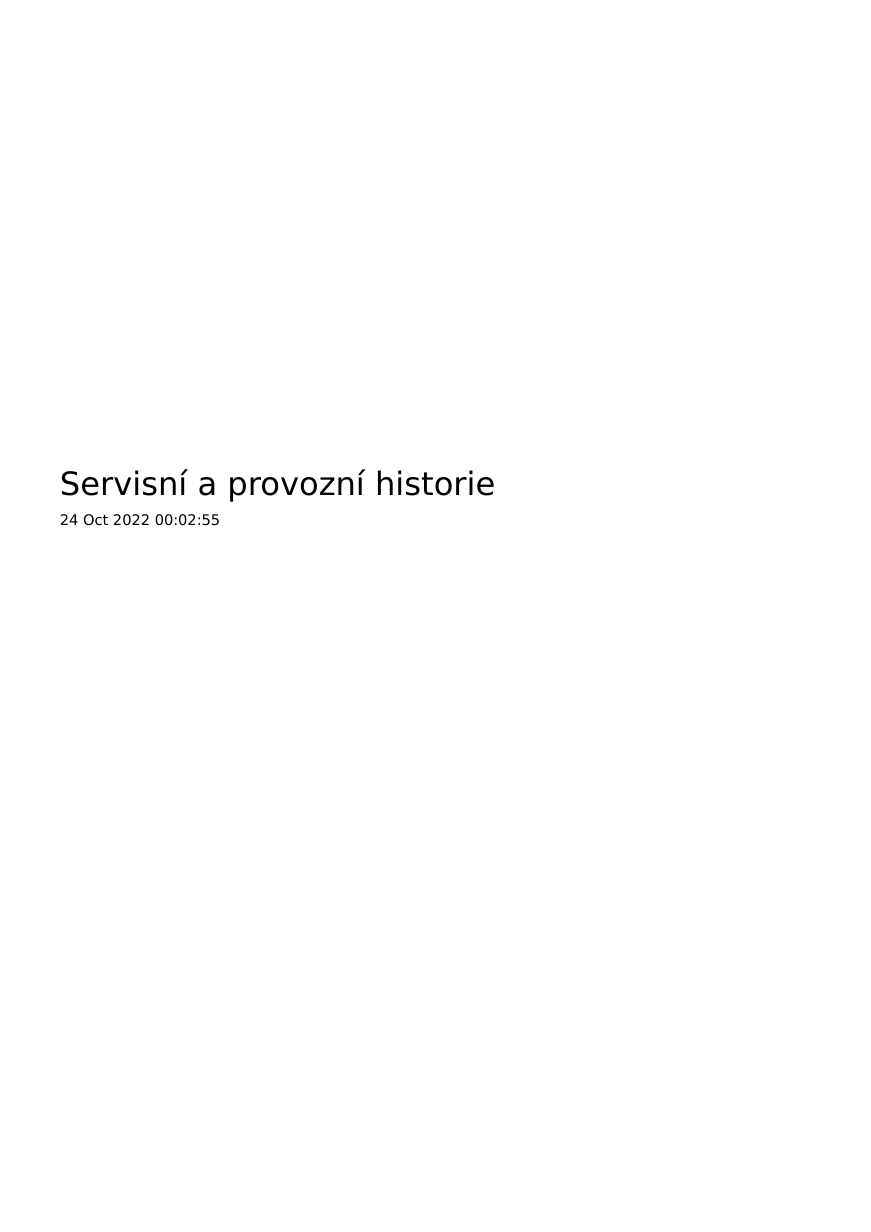
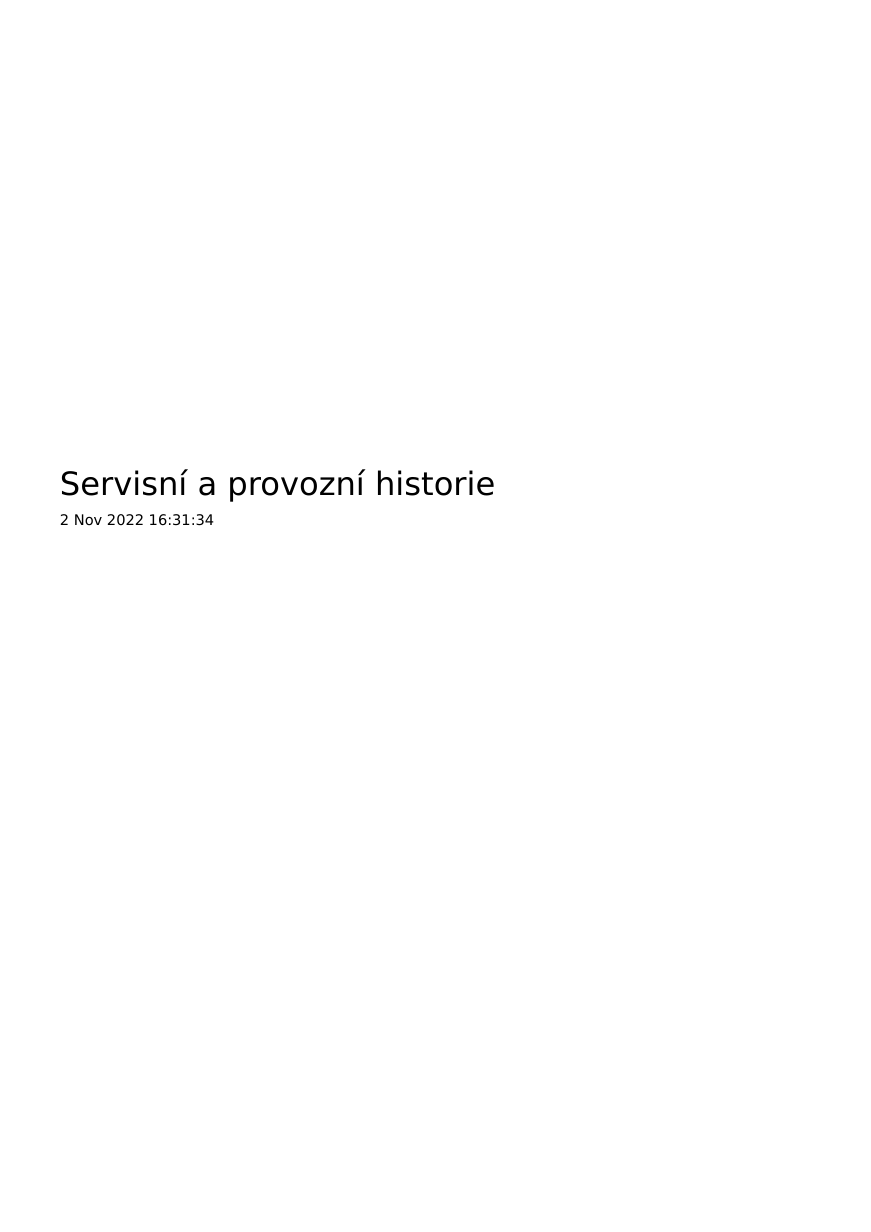
Before and after one commit to friedmannmartin/servisni_a_provozni_historie, a slide deck: slide 1 of report/jasper/servisni_a_provozni_historie.pptx. Drawn at 871x1232 pixels with LibreOffice and Linux fonts; fonts in the diff are those of the drawing; background and template pictures are left out. Boxes give left, top, right and bottom in pixels: in the first picture for what was removed or moved away, otherwise in the second. Text is boxed around its words. In the diff, an @@ line names an element or a change of style, - is before the commit and + after.

```diff
--- a/report/jasper/servisni_a_provozni_historie.pptx
+++ b/report/jasper/servisni_a_provozni_historie.pptx
@@ text at [60,514,215,526]: text changed @@
-24 Oct 2022 00:02:55
+2 Nov 2022 16:31:34
```
Also in this commit, not shown: 4 other slides changed, 44 other files.
